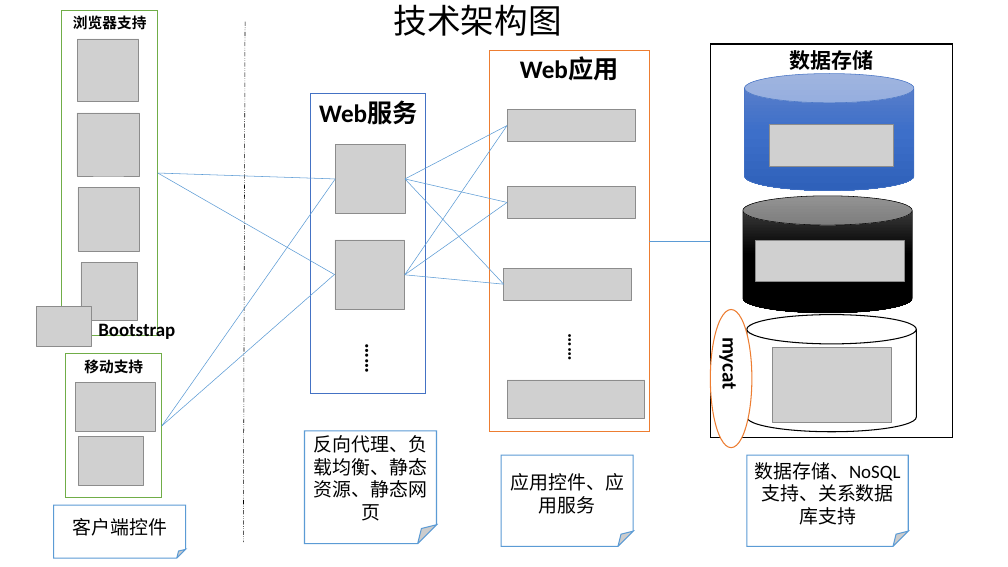
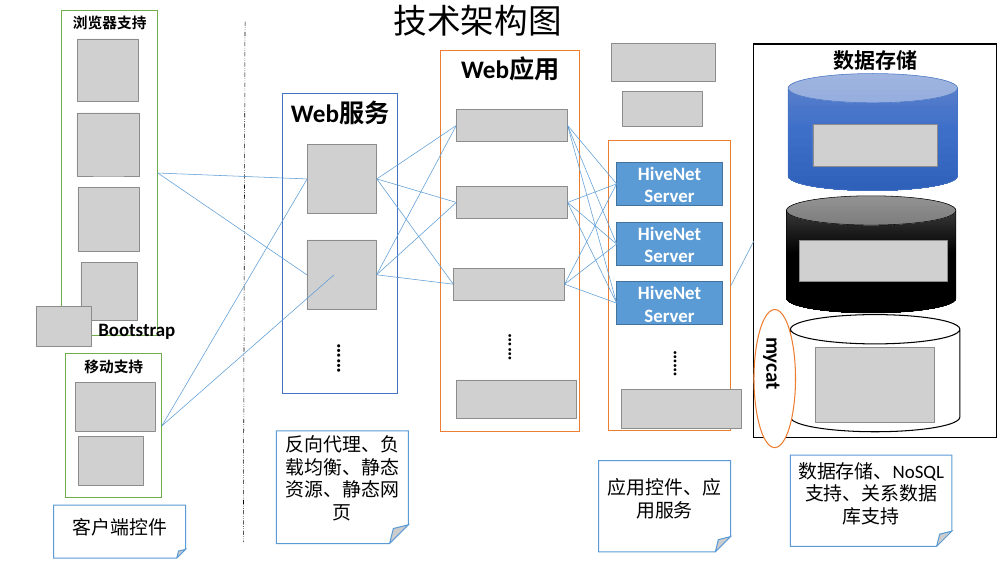
Before and after one commit to snakeclub/HiveNet, a slide deck: slide 2 of docs/source/designs/hivenet_architecture_diagram.pptx. Drawn at 1008x567 pixels with LibreOffice and Linux fonts; fonts in the diff are those of the drawing; grey boxes stand for pictures. Boxes give left, top, right and bottom in pixels: in the first picture for what was removed or moved away, otherwise in the second. Text is boxed around its words. In the diff, an @@ line names an element or a change of style, - is before the commit and + after.

```diff
--- a/docs/source/designs/hivenet_architecture_diagram.pptx
+++ b/docs/source/designs/hivenet_architecture_diagram.pptx
@@ rectangle "Web应用" resized from (x1=489, y1=50, x2=650, y2=432) to (x1=441, y1=50, x2=580, y2=432) @@
@@ picture added at (x1=611, y1=44, x2=715, y2=81) @@
@@ picture resized from (x1=507, y1=110, x2=635, y2=142) to (x1=457, y1=110, x2=568, y2=142) @@
@@ picture added at (x1=623, y1=92, x2=703, y2=127) @@
@@ line moved from (405, 275) - (507, 126) to (377, 275) - (457, 126) @@
@@ line moved from (405, 179) - (507, 126) to (377, 179) - (457, 126) @@
@@ line added from (568, 126) to (617, 184), #5B9BD5 0.5 pt @@
@@ line added from (568, 126) to (617, 244), #5B9BD5 0.5 pt @@
@@ line added from (568, 126) to (617, 303), #5B9BD5 0.5 pt @@
@@ line moved from (158, 173) - (335, 275) to (158, 173) - (307, 275) @@
@@ line moved from (158, 173) - (335, 179) to (158, 173) - (307, 179) @@
@@ line moved from (335, 179) - (162, 426) to (307, 179) - (162, 426) @@
@@ line moved from (405, 179) - (504, 284) to (377, 179) - (454, 284) @@
@@ line moved from (405, 179) - (507, 203) to (377, 179) - (457, 203) @@
@@ line moved from (405, 275) - (507, 203) to (377, 275) - (457, 203) @@
@@ picture resized from (x1=507, y1=186, x2=635, y2=219) to (x1=457, y1=186, x2=568, y2=219) @@
@@ line added from (565, 284) to (617, 184), #5B9BD5 0.5 pt @@
@@ line added from (568, 203) to (617, 244), #5B9BD5 0.5 pt @@
@@ line added from (568, 203) to (617, 184), #5B9BD5 0.5 pt @@
@@ line added from (568, 203) to (617, 303), #5B9BD5 0.5 pt @@
@@ picture resized from (x1=504, y1=268, x2=631, y2=301) to (x1=454, y1=268, x2=565, y2=301) @@
@@ line added from (565, 284) to (617, 244), #5B9BD5 0.5 pt @@
@@ elbow line removed from (650, 241) to (711, 241) @@
@@ line added from (731, 286) to (754, 241), #5B9BD5 0.5 pt @@
@@ line moved from (405, 275) - (504, 284) to (377, 275) - (454, 284) @@
@@ line added from (565, 284) to (617, 303), #5B9BD5 0.5 pt @@
@@ text "……" rewrapped from (x1=557, y1=327, x2=595, y2=380) to (x1=500, y1=327, x2=533, y2=380) @@
@@ 3 pictures, 3 cylinders, 1 rectangle, 1 ellipse, 1 folded corner moved together from (x1=711, y1=44, x2=954, y2=547) to (x1=754, y1=44, x2=997, y2=547) @@
@@ 2 pictures, 1 folded corner, 1 rectangle, 1 text moved together from (x1=305, y1=94, x2=437, y2=544) to (x1=277, y1=94, x2=409, y2=544) @@
@@ group added at (x1=609, y1=141, x2=742, y2=431): 4 rectangles, 1 picture, 1 text @@
+HiveNet
+Server
+HiveNet
+Server
+HiveNet
+Server
+……
@@ picture resized from (x1=507, y1=380, x2=645, y2=420) to (x1=457, y1=380, x2=577, y2=420) @@
@@ folded corner "应用控件、应用服务" moved from (x1=501, y1=455, x2=634, y2=547) to (x1=599, y1=461, x2=731, y2=552) @@
```
Also in this commit, not shown: 1 slide added, 10 other files.
